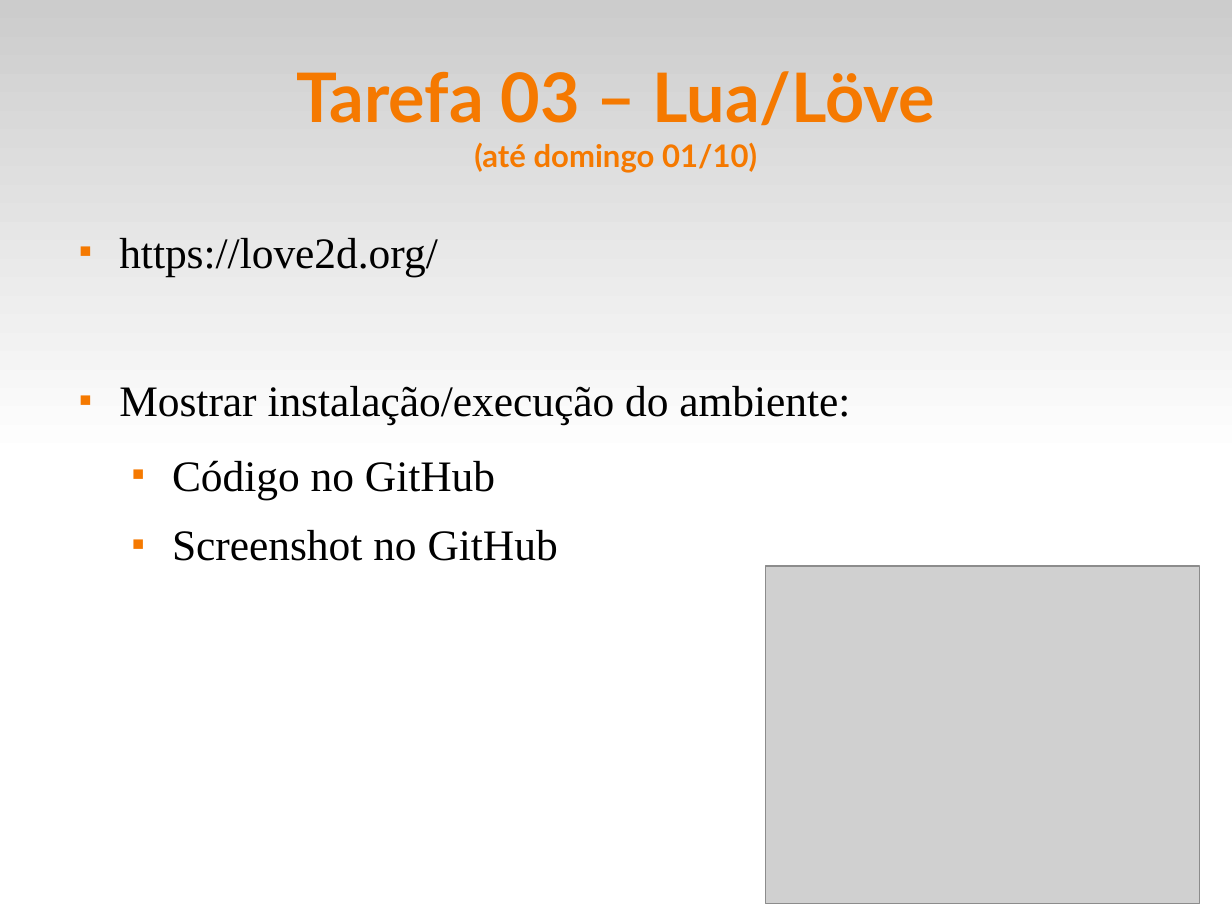
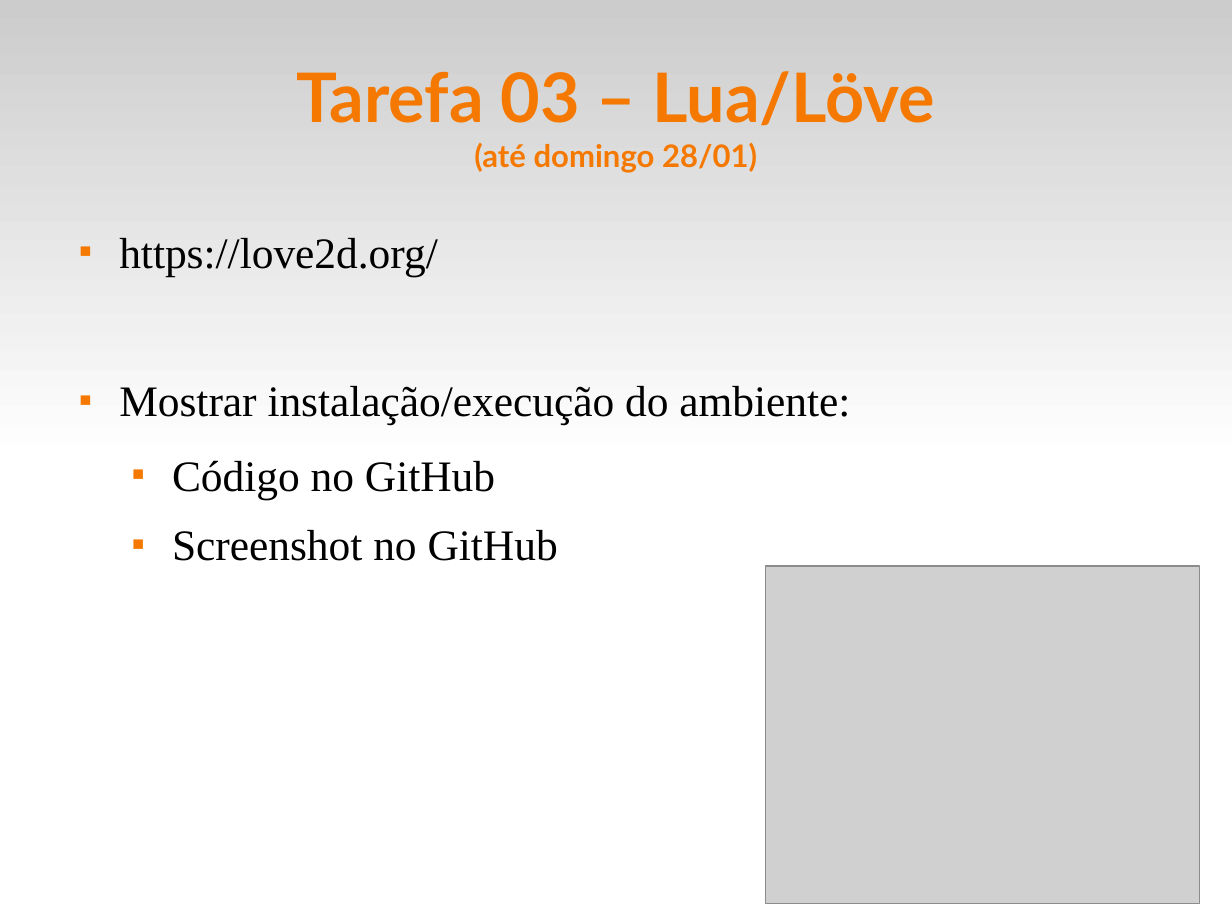
Before and after one commit to fsantanna-uerj/EDL, a slide deck: slide 11 of slides/edl-00.odp. Drawn at 1232x924 pixels with LibreOffice and Linux fonts; fonts in the diff are those of the drawing; grey boxes stand for pictures. Boxes give left, top, right and bottom in pixels: in the first picture for what was removed or moved away, otherwise in the second. Text is boxed around its words. In the diff, an @@ line names an element or a change of style, - is before the commit and + after.

```diff
--- a/slides/edl-00.odp
+++ b/slides/edl-00.odp
@@ title at (296,71,935,173): text changed @@
-Tarefa 03 – Lua/Löve
-(até domingo 01/10)
+Tarefa 03 – Lua/Löve
+(até domingo 28/01)
```
Also in this commit, not shown: 7 other slides changed, 5 other files.
